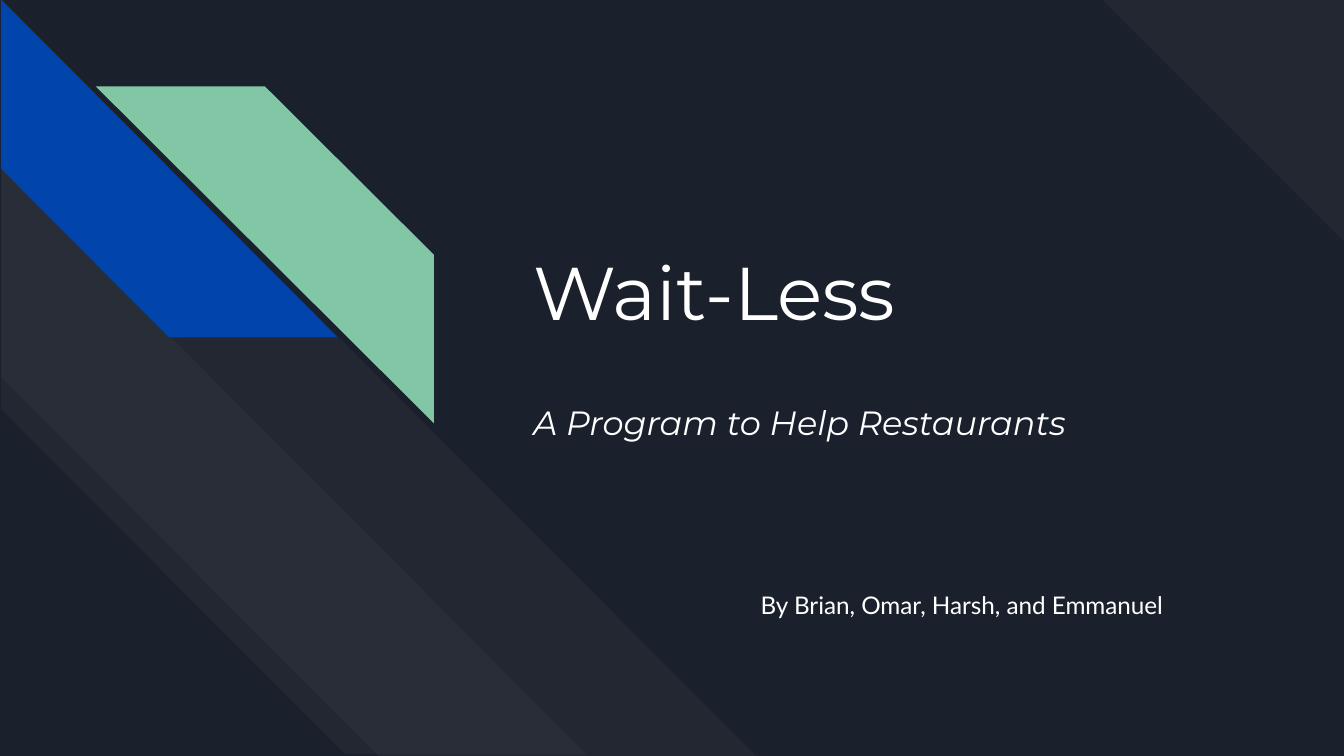
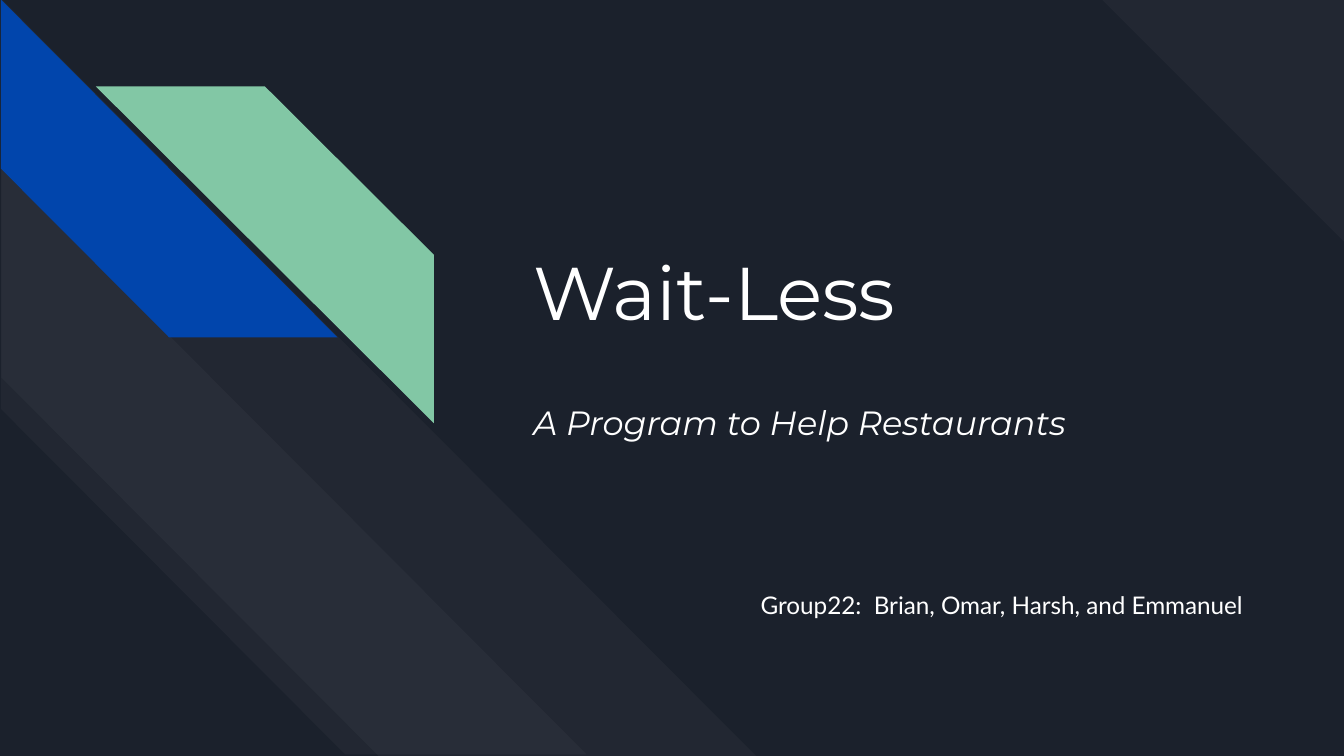
Before and after one commit to bggolden11/Wait-Less, a slide deck: slide 1 of Code/Wait-Less Presentation.pptx. Drawn at 1344x756 pixels with LibreOffice and Linux fonts; fonts in the diff are those of the drawing. Boxes give left, top, right and bottom in pixels: in the first picture for what was removed or moved away, otherwise in the second. Text is boxed around its words. In the diff, an @@ line names an element or a change of style, - is before the commit and + after.

Commit message:
added presentation

```diff
--- a/Code/Wait-Less Presentation.pptx
+++ b/Code/Wait-Less Presentation.pptx
@@ subtitle at (761, 596, 1243, 618): text changed @@
-By Brian, Omar, Harsh, and Emmanuel
+Group22: Brian, Omar, Harsh, and Emmanuel
```
Also in this commit, not shown: 2 other slides changed, 1 slide added, 2 other files.
